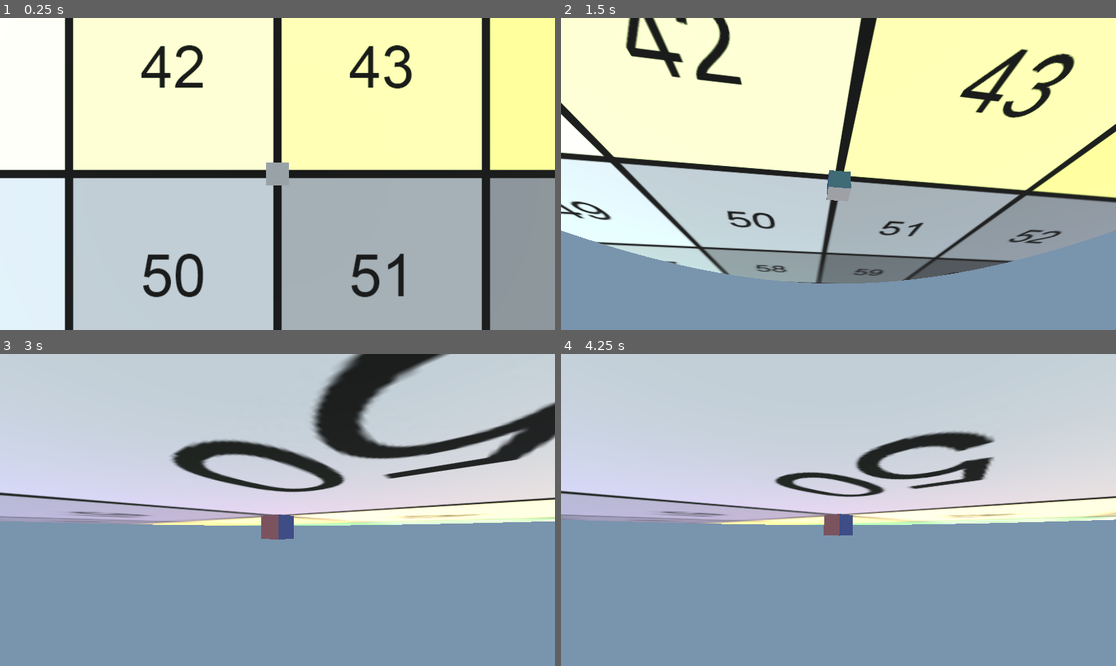
Above: before the commit, frames 1-4 (two rows, left to right).
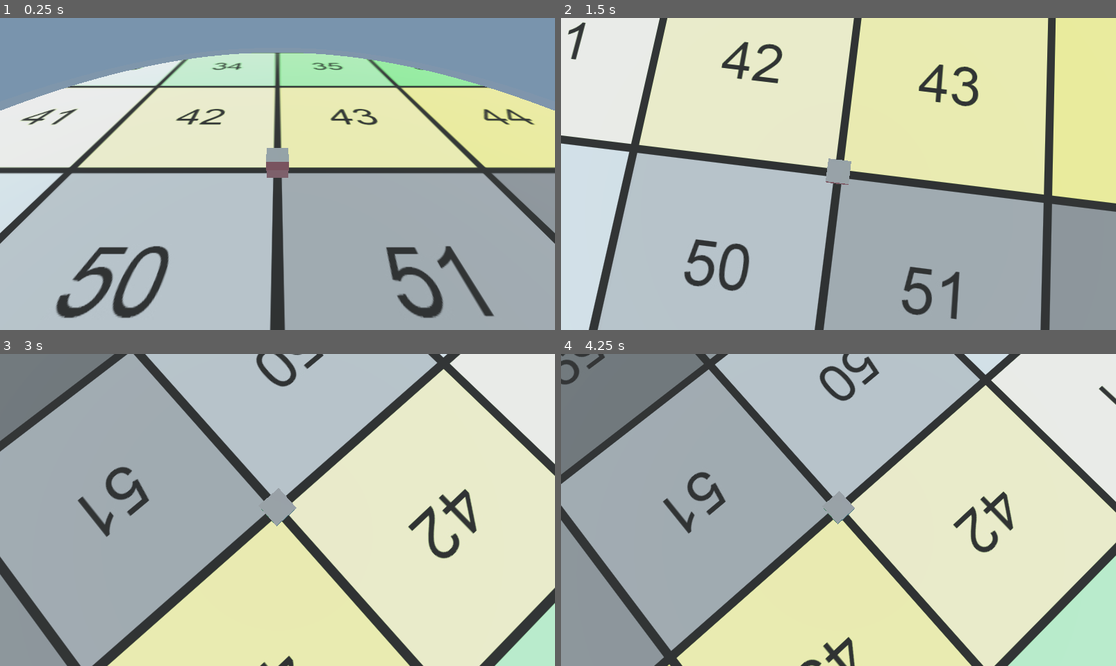
Above: after the commit, the same moments.

Repository: AlfredoSteel/Terminus
Game: Godot game, scene res://scenes/test.tscn
Same seed, same stepped clock (60 frames per second), same inputs: the game is played once before the commit and once after it.
Inputs (mouse positions are in pixels of both pictures, inside the frame that each line leads up to):
- Up to frame 1 (0.25 s): no input
- Up to frame 2 (1.5 s): tap Enter at 0.5 s; move the mouse to (960, 158) at 0.52 s; hold D (right) 0.53-1.28 s; hold Middle mouse button (rotate around target) 0.53-1.28 s; click (960, 158) at 0.67 s; tap C (manual_control, bound only after the commit) at 0.8, 1.35 s; tap Space at 1.25 s; move the mouse to (727, 189) at 1.27 s; hold S (down) from 1.28 s (still down); click (727, 189) at 1.42 s
- Up to frame 3 (3 s): tap Middle mouse button (rotate around target) at 1.55 s; tap Enter at 2 s; move the mouse to (333, 441) at 2.02 s; release S (down) at 2.03 s; hold D (right) 2.03-2.78 s; hold Middle mouse button (rotate around target) 2.03-2.78 s; click (333, 441) at 2.17 s; tap C (manual_control, bound only after the commit) at 2.3 s; tap Space at 2.75 s; move the mouse to (249, 572) at 2.77 s; hold W (up) from 2.78 s (still down); tap Mouse wheel up (zoom in) at 2.85 s; click (249, 572) at 2.92 s
- Up to frame 4 (4.25 s): tap Middle mouse button (rotate around target) at 3.05 s; move the mouse to (1005, 556) at 3.52 s; release W (up) at 3.53 s; hold A (left) from 3.53 s (still down); tap Mouse wheel down (zoom out) at 3.6 s; click (1005, 556) at 3.67 s; tap C (manual_control, bound only after the commit) at 3.8 s

The runs differ from the first frame. In frame 1, 42% of the frame differs, in the area x 0-100%, y 0-100%; in frame 2, 43%; in frame 3, 84%; in frame 4, 78%.

Commit message:
working on bot movement integration with camera stuff and it's so much worse now. please save me, future me. i need food

Diff:
--- a/project.godot
+++ b/project.godot
@@ -43,20 +43,29 @@
 up={
 "deadzone": 0.2,
 "events": [Object(InputEventKey,"resource_local_to_scene":false,"resource_name":"","device":-1,"window_id":0,"alt_press …(192 unchanged characters)…
+, Object(InputEventJoypadMotion,"resource_local_to_scene":false,"resource_name":"","device":-1,"axis":1,"axis_value":-1.0,"script":null)
 ]
 }
 left={
 "deadzone": 0.2,
 "events": [Object(InputEventKey,"resource_local_to_scene":false,"resource_name":"","device":-1,"window_id":0,"alt_press …(191 unchanged characters)…
+, Object(InputEventJoypadMotion,"resource_local_to_scene":false,"resource_name":"","device":-1,"axis":0,"axis_value":-1.0,"script":null)
 ]
 }
 right={
 "deadzone": 0.2,
 "events": [Object(InputEventKey,"resource_local_to_scene":false,"resource_name":"","device":-1,"window_id":0,"alt_press …(192 unchanged characters)…
+, Object(InputEventJoypadMotion,"resource_local_to_scene":false,"resource_name":"","device":-1,"axis":0,"axis_value":1.0,"script":null)
 ]
 }
 down={
 "deadzone": 0.2,
 "events": [Object(InputEventKey,"resource_local_to_scene":false,"resource_name":"","device":-1,"window_id":0,"alt_press …(192 unchanged characters)…
+, Object(InputEventJoypadMotion,"resource_local_to_scene":false,"resource_name":"","device":-1,"axis":1,"axis_value":1.0,"script":null)
 ]
 }
+manual_control={
+"deadzone": 0.2,
+"events": [Object(InputEventKey,"resource_local_to_scene":false,"resource_name":"","device":-1,"window_id":0,"alt_pressed":false,"shift_pressed":false,"ctrl_pressed":false,"meta_pressed":false,"pressed":false,"keycode":0,"physical_keycode":67,"key_label":0,"unicode":99,"location":0,"echo":false,"script":null)
+]
+}
--- a/scenes/bot.tscn
+++ b/scenes/bot.tscn
@@ -1,10 +1,19 @@
-[gd_scene load_steps=4 format=3 uid="uid://bfgtmoprg07wa"]
+[gd_scene load_steps=6 format=3 uid="uid://bfgtmoprg07wa"]
 
 [ext_resource type="Script" uid="uid://rlgme5q1ecv3" path="res://scripts/bot.gd" id="1_n8o8f"]
 
 [sub_resource type="BoxShape3D" id="BoxShape3D_n8o8f"]
 
 [sub_resource type="BoxMesh" id="BoxMesh_7n4ph"]
+
+[sub_resource type="CylinderMesh" id="CylinderMesh_cwism"]
+top_radius = 20.0
+bottom_radius = 20.0
+height = 0.025
+
+[sub_resource type="StandardMaterial3D" id="StandardMaterial3D_cwism"]
+transparency = 1
+albedo_color = Color(0.5254902, 0.5254902, 0.5254902, 0.19607843)
 
 [node name="bot" type="CharacterBody3D"]
 script = ExtResource("1_n8o8f")
@@ -16,4 +25,8 @@
 mesh = SubResource("BoxMesh_7n4ph")
 skeleton = NodePath("")
 
+[node name="range" type="MeshInstance3D" parent="."]
+mesh = SubResource("CylinderMesh_cwism")
+surface_material_override/0 = SubResource("StandardMaterial3D_cwism")
+
 [connection signal="input_event" from="." to="." method="_on_input_event"]
--- a/scenes/test.tscn
+++ b/scenes/test.tscn
@@ -58,6 +58,5 @@
 transform = Transform3D(1, 0, 0, 0, 1, 0, 0, 0, 1, 0, 0.73, 0)
 
 [node name="player_cam" parent="." instance=ExtResource("1_bl13t")]
-transform = Transform3D(1, 0, 0, 0, 1.1924881e-08, 1, 0, -1, 1.1924881e-08, 0, 0, 0)
 
 [node name="Camera3D2" type="Camera3D" parent="player_cam"]
--- a/scripts/bot.gd
+++ b/scripts/bot.gd
@@ -1,49 +1,42 @@
-extends CharacterBody3D
+extends combat
 class_name bot
 
-var camera_angle = 0
-var manual_override = false
+var player_selected = false
 
-const stat_ranges = {
-	"attack": Vector2(0, 1000),
-	"attacks_per_second": Vector2(0, 5),
-	"max_health": Vector2(1, 10000),
-	"resistance": Vector2(0, .8),
-	"speed": Vector2(0, 10),
-	"range": Vector2(0, 10)
-}
-
-# base stats (should range 1-10, effectively normalized)
-var atk
-var aps
-var m_hp
-var res
-var spd
-var rng
-
-# effective stats ((base * scaling) * multipliers)
-var attack
-var attacks_per_second
-var max_health
-var resistance
-var speed = 10
-var range
+var team = "player"
+var target = null
 
 # Called when the node enters the scene tree for the first time.
 func _ready() -> void:
 	pass # Replace with function body.
 
-
 # Called every frame. 'delta' is the elapsed time since the previous frame.
 func _process(delta: float) -> void:
-	if manual_override:
+	if player_selected and origin.manual_override:
+		var cam = origin.player_camera
 		var input : Vector2 = Vector2(Input.get_axis("left", "right"), Input.get_axis("up", "down"))
-		velocity = speed * Vector3(input.x, 0, input.y).rotated(Vector3(0, 1, 0), origin.player_camera.global_rotation.y)
+		var absolute = Vector3(input.x, 0, input.y).rotated(Vector3(0, 1, 0), cam.global_rotation.y)
+		var camera_position = cam.get_camera_global_position()
+		var projected_camera_position = Vector3(camera_position.x, self.position.y, camera_position.z)
+		var dir_to_camera = projected_camera_position - global_transform.origin
+		var dir_to_camera_len = dir_to_camera.length()
+		var dir_to_camera_norm = dir_to_camera / dir_to_camera_len if dir_to_camera_len > 0.0001 else Vector3.ZERO
+		var fb_world = dir_to_camera_norm * input.y
+		var lr_world = Vector3(input.x, 0, 0).rotated(Vector3(0, 1, 0), cam.global_rotation.y)
+		var projected_vector = (fb_world + lr_world)
+		var camera_facing = Vector3.FORWARD.rotated(Vector3.UP, cam.global_rotation.y)
+		var alignment = camera_facing.dot(-1 * dir_to_camera_norm)
+		alignment = (alignment + 1) / 2
+		var t = (origin.treat_angles(cam.global_rotation.x) - cam.pitch_min) / (cam.pitch_max - cam.pitch_min)
+		var final_vector = absolute.lerp(projected_vector, t)
+		velocity = final_vector * speed
 		move_and_slide()
-
-func pick_me():
-	manual_override = true
 
 func _on_input_event(camera: Node, event: InputEvent, event_position: Vector3, normal: Vector3, shape_idx: int) -> void:
 	if event is InputEventMouseButton and event.button_index == MOUSE_BUTTON_LEFT and event.is_pressed():
 		pick_me()
+
+func pick_me():
+	origin.gui_target(self)
+	if team == "player":
+		player_selected = true
--- /dev/null
+++ b/scripts/combat.gd
@@ -0,0 +1,37 @@
+extends CharacterBody3D
+class_name combat
+
+const stat_ranges = {
+	"attack": Vector2(0, 1000),
+	"attacks_per_second": Vector2(0, 5),
+	"max_health": Vector2(1, 10000),
+	"resistance": Vector2(0, .8),
+	"speed": Vector2(0, 20),
+	"range": Vector2(0, 20)
+}
+
+# base stats (should range 1-10, effectively normalized)
+var atk
+var aps
+var m_hp
+var res
+var spd
+var rng
+
+# effective stats ((base * scaling) * multipliers)
+var attack
+var attacks_per_second
+var max_health
+var resistance
+var speed = 20
+var range
+
+
+# Called when the node enters the scene tree for the first time.
+func _ready() -> void:
+	pass # Replace with function body.
+
+
+# Called every frame. 'delta' is the elapsed time since the previous frame.
+func _process(delta: float) -> void:
+	pass
--- a/scripts/origin.gd
+++ b/scripts/origin.gd
@@ -1,7 +1,19 @@
 extends Node
 
 var select = null
-var player_camera = null
+var player_camera : player_camera = null
+
+var target_bot = null
+var manual_override = true
+
+func _process(delta : float):
+	if Input.is_action_just_pressed("manual_control"):
+		manual_override = not manual_override
+
+func gui_target(new_bot : bot):
+	if target_bot != null:
+		target_bot.player_selected = false
+	target_bot = new_bot
 
 func rand_curve():
 	return pow(randf(), 6)
--- a/scripts/player_camera.gd
+++ b/scripts/player_camera.gd
@@ -1,4 +1,5 @@
 extends Node3D
+class_name player_camera
 
 var zoom_step_size : float
 @onready var zoom_target : float = $Camera3D.position.z
@@ -15,12 +16,17 @@
 var zoom_b_distance = 20 #width of intended zoom field
 var zoom_b_strength = 4
 
+var pitch_min = 3 * PI / 2
+var pitch_max = 2 * PI
+var pitch_buffer = PI / 32
 
 # Called when the node enters the scene tree for the first time.
 func _ready() -> void:
 	origin.player_camera = self
 	var t = (position.z-zoom_min) * 1.0/zoom_b_distance
 	zoom_step_size = 0.01 * (1-t) + zoom_b_strength * t
+	# Default to top view
+	rotation.x = (pitch_min + pitch_max) / 2
 
 func _process(delta: float) -> void:
 	if Input.is_action_just_pressed("zoom out"):
@@ -42,6 +48,8 @@
 		mouse_delta = mouse_2 - mouse_1
 		var scale_to_screen_size = (1920.0/get_viewport().size.x + 1080.0/get_viewport().size.y)/2.0
 		#rotation.x = initial_rotation.x + -1.0 * scale_to_screen_size * rotation_strength * mouse_delta.y/(2*PI)
-		var overtilt_blocker = PI/32
-		rotation.x = clampf(initial_rotation.x + -1.0 * scale_to_screen_size * rotation_strength * mouse_delta.y/(2*PI), -PI + overtilt_blocker, 0 - overtilt_blocker)
+		rotation.x = clampf(initial_rotation.x + -1.0 * scale_to_screen_size * rotation_strength * mouse_delta.y / (2 * PI), pitch_min + pitch_buffer, pitch_max - pitch_buffer)
 		rotation.y = initial_rotation.y + -1.0 * scale_to_screen_size * rotation_strength * mouse_delta.x/(2*PI)
+
+func get_camera_global_position():
+	return $Camera3D.global_position
Not shown, added: nextup.txt
Not shown, added: scripts/combat.gd.uid
